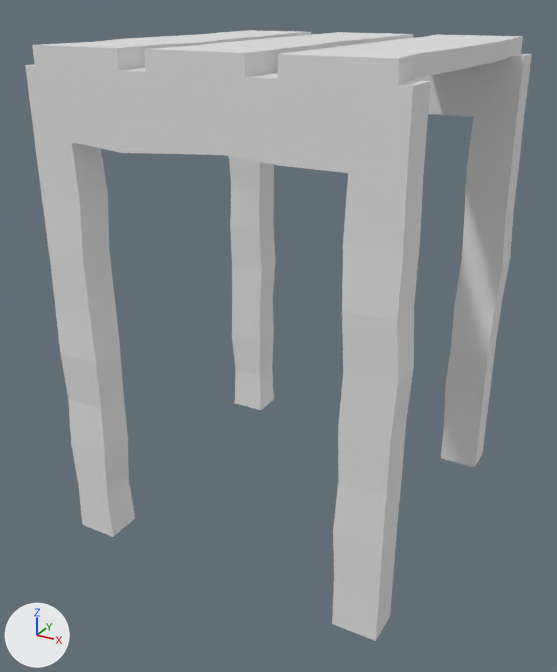
Renders of the glTF model Assets/Wooden platform2.glb from each side of a commit.
Both versions are drawn from a camera (50 mm lens) standing at (5.11, -9.93, 0.65) and looking at (-0.14, -0.4, -4.11). The lights are fixed; the arrows at lower left show +X, +Y and +Z. The picture after the commit comes second. Vertices at exactly the same position are counted once.
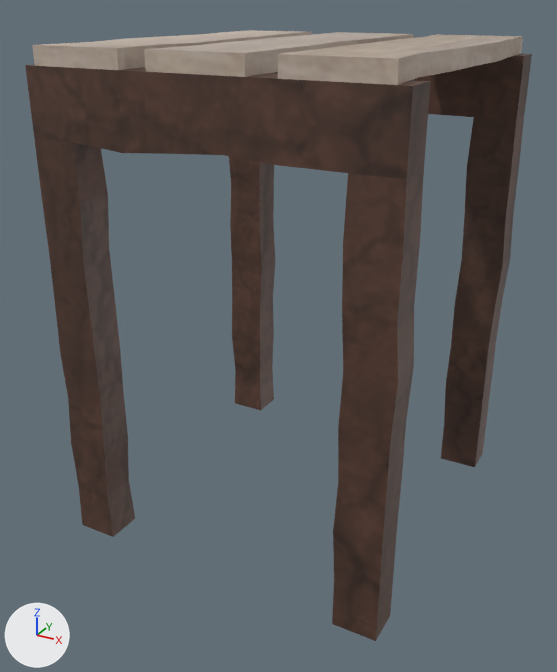
The edits, one by one:
Picture 'atlas-map-nothing' (img_atlas_map_nothing) is new.
Material 'Material' (mat_material) is new.
Its texture is img_atlas_map_nothing.
me_cube_004 has 84 vertices, 156 faces and spans x -2.36..2.44, y -2.57..2.58, z -0.12..0.12.
me_cube_004 gains material mat_material (picture img_atlas_map_nothing).
me_cube_005 has 64 vertices, 120 faces and spans x -2.52..2.52, y -2.57..2.59, z -1.07..-0.12.
me_cube_005 is used by ob_cube_004; location (0.0, 0.0, 0.0).
me_cube_005 part 1: texture (UV) coordinates of 120 of 120 faces, centred in x -2.52..2.52, y -2.57..2.59, z -1.05..-0.12, changed; they spanned u 0.12..0.88, v 0.0..1.0 and now span u 0.84..0.98, v 0.66..0.81.
me_cube_005 gains material mat_material (picture img_atlas_map_nothing).
me_cube_006 has 72 vertices, 136 faces and spans x 1.85..2.58, y -2.61..2.62, z -7.08..-1.01.
me_cube_006 is used by ob_cube_005; location (0.0, 0.0, 0.0).
me_cube_006 part 2: texture (UV) coordinates of 136 of 136 faces, centred in x 1.86..2.56, y -2.6..2.61, z -7.08..-1.01, changed; they spanned u 0.12..0.88, v 0.0..1.0 and now span u 0.84..0.98, v 0.66..0.81.
me_cube_006 gains material mat_material (picture img_atlas_map_nothing).
me_cube_007 has 72 vertices, 136 faces and spans x -2.54..-1.85, y -2.59..2.6, z -7.08..-1.01.
me_cube_007 is used by ob_cube_006; location (0.0, 0.0, 0.0).
me_cube_007 part 3: texture (UV) coordinates of 136 of 136 faces, centred in x -2.53..-1.87, y -2.58..2.6, z -7.08..-1.01, changed; they spanned u 0.12..0.88, v 0.0..1.0 and now span u 0.84..0.97, v 0.66..0.81.
me_cube_007 gains material mat_material (picture img_atlas_map_nothing).

Pixel boxes (x1, y1, x2, y2) of what changed, in the pictures (557 x 672 px):
'Cube.005', recoloured, surface changed (white to brown): (332, 116, 524, 641) in both
'Cube.004', recoloured, surface changed (white to brown): (25, 54, 532, 180) in both
'Cube.006', recoloured, surface changed (white to brown): (35, 139, 275, 537) in both
'Cube.003', recoloured (darker): (32, 30, 523, 85) in both
